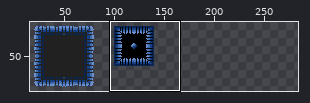
File history of a sprite sheet, Gmtk-2021-bloquinho/Assets/Sprites/Tilesets/Terrain (20x20).png. The picture above shows the old version from afar; the outline marks the close-up.
Close-up. The starting point:
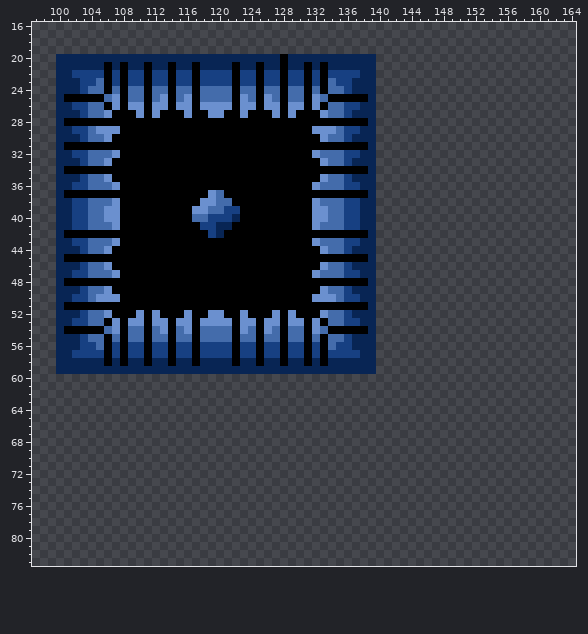
The file is 200x100 pixels. Shown: x 97..164, y 16..83. The old version is drawn lined up with the new one, on the new canvas. The wide view leaves out empty margins. The commit also changed other parts of the picture, which this record leaves out.
Once edited:
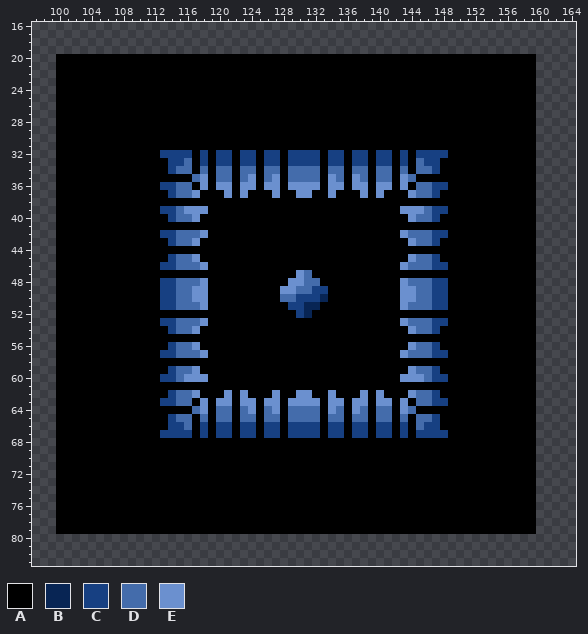
Palette (. is transparent): A #000000  B #082554  C #174082  D #446cab  E #6b90cf
Changes in this commit:
canvas 200x100 -> 300x100
Changed rows in their new state; - is an unchanged pixel.
first column x 100:
20 AAAAAAAAAAAAAAAAAAAAAAAAAAAA-AAAAAAAAAAAAAAAAAAAAAAAAAAAAAAA
21 AAAAAA-A-AA-AA-AA-AAAA-AA-AA-AA-A-AAAAAAAAAAAAAAAAAAAAAAAAAA
22 AAAAAA-A-AA-AA-AA-AAAA-AA-AA-AA-A-AAAAAAAAAAAAAAAAAAAAAAAAAA
23 AAAAAA-A-AA-AA-AA-AAAA-AA-AA-AA-A-AAAAAAAAAAAAAAAAAAAAAAAAAA
24 AAAAAA-A-AA-AA-AA-AAAA-AA-AA-AA-A-AAAAAAAAAAAAAAAAAAAAAAAAAA
25 A-----AA-AA-AA-AA-AAAA-AA-AA-AA-AA-----AAAAAAAAAAAAAAAAAAAAA
26 AAAAAA-A-AA-AA-AA-AAAA-AA-AA-AA-A-AAAAAAAAAAAAAAAAAAAAAAAAAA
27 AAAAAAA---A-A---A--AA--A---A-A---AAAAAAAAAAAAAAAAAAAAAAAAAAA
28 A--------------------------------------AAAAAAAAAAAAAAAAAAAAA
29 AAAAAAAA------------------------AAAAAAAAAAAAAAAAAAAAAAAAAAAA
30 AAAAAAA--------------------------AAAAAAAAAAAAAAAAAAAAAAAAAAA
31 A--------------------------------------AAAAAAAAAAAAAAAAAAAAA
32 AAAAAAAA-----CCCC-C-CC-CC-CC-CCCCACCA-CACCACACCCCAAAAAAAAAAA
33 AAAAAAA-------CCD-C-CC-CC-CC-CCCCACCACCACCACADCCAAAAAAAAAAAA
34 A-------------CDD-D-DD-DD-DD-DDDD-DD-DDADDADADDCAAAAAAAAAAAA
35 AAAAAAA----------DE-DD-DE-DE-DDDDAE-AEDADDAEDAAAAAAAAAAAAAAA
36 AAAAAAAA-----CCDD-E-EE-EE-EE-EEE-AEEAEEAEEAEADDCCAAAAAAAAAAA
37 A-------------CDDE-AAE-E---E--EE--E---EAEAAAEDDCAAAAAAAAAAAA
38 AAAAAAAA----------AAAA----------AAAAAAAAAAAAAAAAAAAAAAAAAAAA
39 AAAAAAAA-----CCDE--AAAA---------AAAAAAAAAAAEEEDCCAAAAAAAAAAA
40 AAAAAAAA------CDDEAAAAA---------AAAAAAAAAAAAEDDCAAAAAAAAAAAA
41 AAAAAAAA----------AAAA----------AAAAAAAAAAAAAAAAAAAAAAAAAAAA
42 A------------CCDDDEAA------------------AAAAEDDDCCAAAAAAAAAAA
43 AAAAAAAA------CDDE--------------AAAAAAAAAAAAEDDCAAAAAAAAAAAA
44 AAAAAAA--------------------------AAAAAAAAAAAAAAAAAAAAAAAAAAA
45 A-------------CDDE---------------------AAAAAEDDCAAAAAAAAAAAA
46 AAAAAAA------CCDDDE--------------AAAAAAAAAAEDDDCCAAAAAAAAAAA
47 AAAAAAAA----------------------EDAAAAAAAAAAAAAAAAAAAAAAAAAAAA
48 A------------CCDDDE----------EEDD------AAAAEDDDCCAAAAAAAAAAA
49 AAAAAAA------CCDDEE---------EEDDCCAAAAAAAAAEEDDCCAAAAAAAAAAA
50 AAAAAAAA-----CCDDEE---------DDCCCBAAAAAAAAAEEDDCCAAAAAAAAAAA
51 A------------CCDDDE----------CCBB------AAAAEDDDCCAAAAAAAAAAA
52 AAAAAAA---A-A---A--AA--A---A-ACB-AAAAAAAAAAAAAAAAAAAAAAAAAAA
53 AAAAAA-A-AA-ACCDDD-AAA-AA-AA-AA-A-AAAAAAAAAEDDDCCAAAAAAAAAAA
54 A-----AA-AA-AAC-DEAAAA-AA-AA-AA-AA-----AAAAAEDDCAAAAAAAAAAAA
55 AAAAAA-A-AA-AA-AA-AAAA-AA-AA-AA-A-AAAAAAAAAAAAAAAAAAAAAAAAAA
56 AAAAAA-A-AA-AACDDEAAAA-AA-AA-AA-A-AAAAAAAAAAEDDCAAAAAAAAAAAA
57 AAAAAA-A-AA-A-CDDDEAAA-AA-AA-AA-A-AAAAAAAAAEDDDCCAAAAAAAAAAA
58 AAAAAA-A-AA-AA-AA-AAAA-AA-AA-AA-A-AAAAAAAAAAAAAAAAAAAAAAAAAA
59 AAAAAAAAAAAAAACDDEAAAAAAAAAAAAAAAAAAAAAAAAAAEDDCAAAAAAAAAAAA
60 AAAAAAAAAAAAACCDEEEAAAAAAAAAAAAAAAAAAAAAAAAEEEDCCAAAAAAAAAAA
61 AAAAAAAAAAAAAAAAAAAAAAAAAAAAAAAAAAAAAAAAAAAAAAAAAAAAAAAAAAAA
62 AAAAAAAAAAAAAACDDEAAAEAEAAAEAAEEAAEAAAEAEAAAEDDCAAAAAAAAAAAA
63 AAAAAAAAAAAAACCDDAEAEEAEEAEEAEEEEAEEAEEAEEAEADDCCAAAAAAAAAAA
64 AAAAAAAAAAAAAAAAADEADDADEADEADDDDAEDAEDADDAEDAAAAAAAAAAAAAAA
65 AAAAAAAAAAAAAACDDADADDADDADDADDDDADDADDADDADADDCAAAAAAAAAAAA
66 AAAAAAAAAAAAAACCDACACCACCACCACCCCACCACCACCACADCCAAAAAAAAAAAA
67 AAAAAAAAAAAAACCCCACACCACCACCACCCCACCACCACCACACCCCAAAAAAAAAAA
68 AAAAAAAAAAAAAAAAAAAAAAAAAAAAAAAAAAAAAAAAAAAAAAAAAAAAAAAAAAAA
69 AAAAAAAAAAAAAAAAAAAAAAAAAAAAAAAAAAAAAAAAAAAAAAAAAAAAAAAAAAAA
70 AAAAAAAAAAAAAAAAAAAAAAAAAAAAAAAAAAAAAAAAAAAAAAAAAAAAAAAAAAAA
71 AAAAAAAAAAAAAAAAAAAAAAAAAAAAAAAAAAAAAAAAAAAAAAAAAAAAAAAAAAAA
72 AAAAAAAAAAAAAAAAAAAAAAAAAAAAAAAAAAAAAAAAAAAAAAAAAAAAAAAAAAAA
73 AAAAAAAAAAAAAAAAAAAAAAAAAAAAAAAAAAAAAAAAAAAAAAAAAAAAAAAAAAAA
74 AAAAAAAAAAAAAAAAAAAAAAAAAAAAAAAAAAAAAAAAAAAAAAAAAAAAAAAAAAAA
75 AAAAAAAAAAAAAAAAAAAAAAAAAAAAAAAAAAAAAAAAAAAAAAAAAAAAAAAAAAAA
76 AAAAAAAAAAAAAAAAAAAAAAAAAAAAAAAAAAAAAAAAAAAAAAAAAAAAAAAAAAAA
77 AAAAAAAAAAAAAAAAAAAAAAAAAAAAAAAAAAAAAAAAAAAAAAAAAAAAAAAAAAAA
78 AAAAAAAAAAAAAAAAAAAAAAAAAAAAAAAAAAAAAAAAAAAAAAAAAAAAAAAAAAAA
79 AAAAAAAAAAAAAAAAAAAAAAAAAAAAAAAAAAAAAAAAAAAAAAAAAAAAAAAAAAAA
